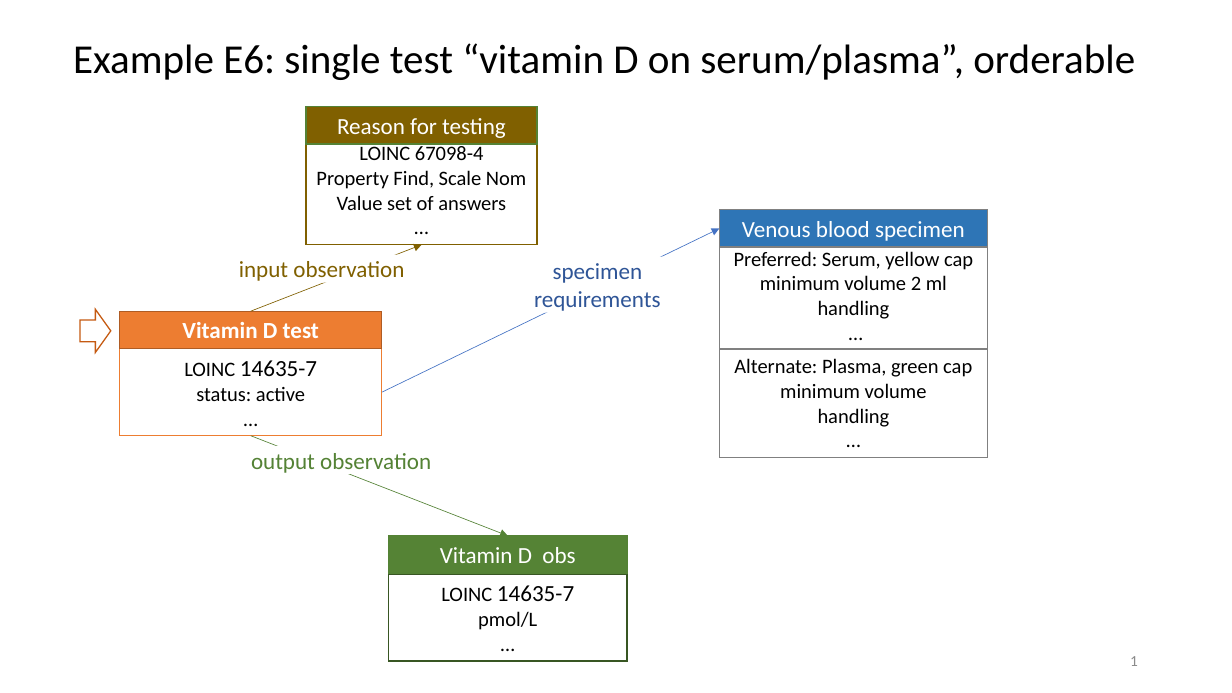
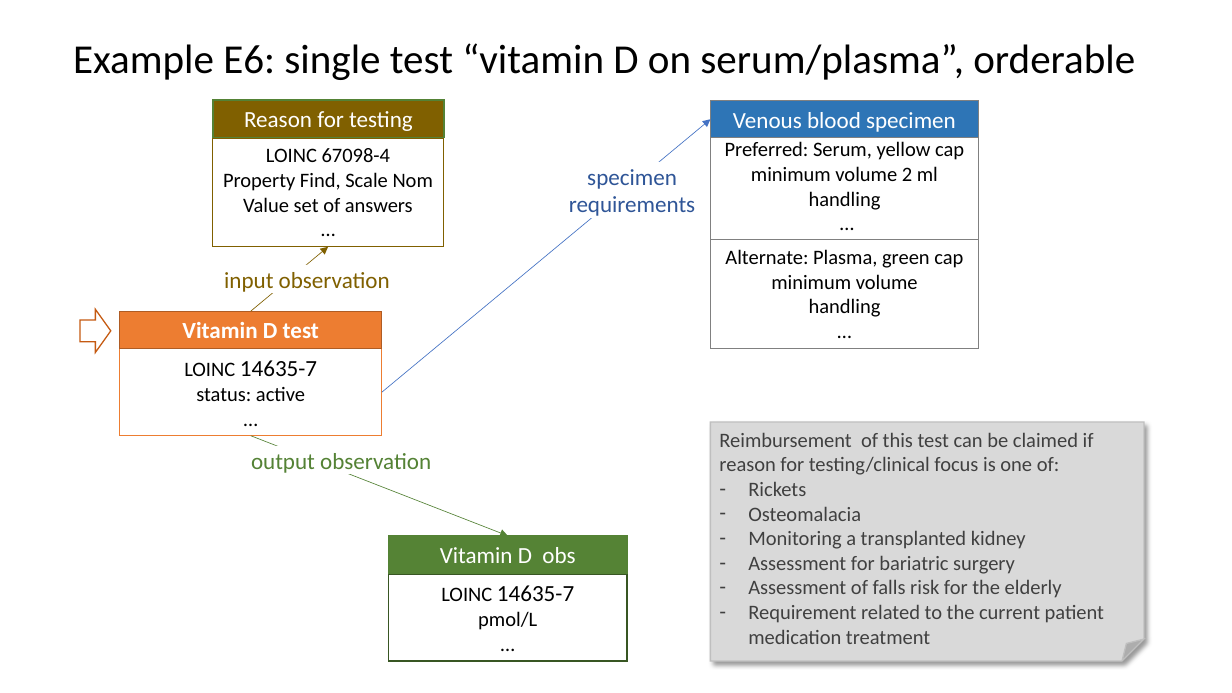
Before and after one commit to HL7/fhir-order-catalog, a slide deck: slide 1 of input/images-source/LabExampleE6Business.pptx. Drawn at 1232x693 pixels with LibreOffice and Linux fonts; fonts in the diff are those of the drawing. Boxes give left, top, right and bottom in pixels: in the first picture for what was removed or moved away, otherwise in the second. Text is boxed around its words. In the diff, an @@ line names an element or a change of style, - is before the commit and + after.

```diff
--- a/input/images-source/LabExampleE6Business.pptx
+++ b/input/images-source/LabExampleE6Business.pptx
@@ rectangle "Reason for testing": place and size @@
-rectangle "Reason for testing" at (306,106,537,143)
+rectangle "Reason for testing" at (213,100,445,137)
@@ arrow moved from (382, 392) - (719, 228) to (382, 392) - (711, 119) @@
@@ rectangle "LOINC 67098-4": place and size @@
-rectangle "LOINC 67098-4" at (306,136,537,245)
+rectangle "LOINC 67098-4" at (213,138,444,247)
@@ text "specimen requirements": place and size @@
-text "specimen requirements" at (534,263,661,314)
+text "specimen requirements" at (569,169,696,219)
@@ 3 rectangles: place and size @@
-3 rectangles at (719,210,987,458)
+3 rectangles at (711,101,979,348)
@@ text "input observation": place and size @@
-text "input observation" at (239,261,404,284)
+text "input observation" at (224,272,390,294)
@@ arrow moved from (250, 311) - (421, 245) to (250, 311) - (328, 247) @@
@@ folded corner added at (711,422,1144,662), fill #D9D9D9, outline #BFBFBF 1 pt, 16 pt, text #404040 @@
+Reimbursement of this test can be claimed if reason for testing/clinical focus is one of:
+– Rickets
+– Osteomalacia
+– Monitoring a transplanted kidney
+– Assessment for bariatric surgery
+– Assessment of falls risk for the elderly
+– Requirement related to the current patient medication treatment
@@ page number removed at (1130,656,1138,666) @@
-1
```
Also in this commit, not shown: 5 other files.
